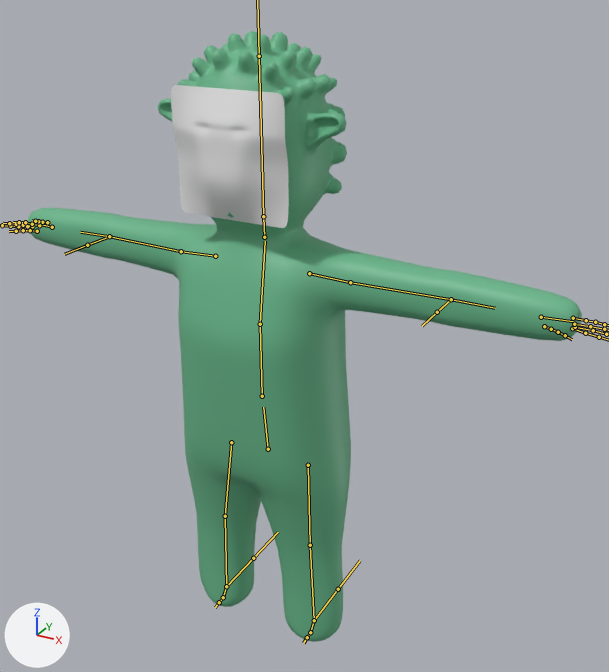
Before and after pictures for a commit that changed the FBX model GuitaristAdventure/Assets/Models/Monster.fbx.
One viewpoint serves both versions: a 50 mm camera at (5.54, -8.92, 9.36) aimed at (0.38, 0.46, 4.67). The axes (+X, +Y, +Z) are drawn at lower left. The lights are the same throughout. The bones that bend it are drawn over the model as lines.

Names of what the first picture shows: 'Face', 'Mesh'.
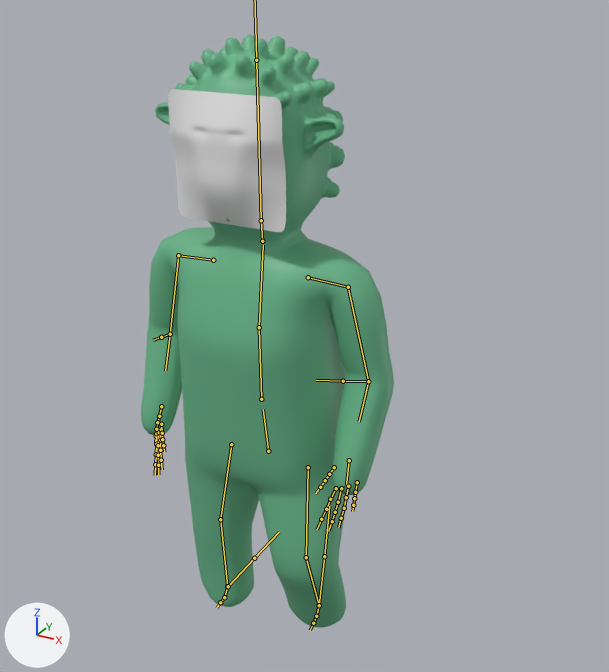
The newer file adds an action. The first version stands in its rest pose; the second is drawn at frame 19 of the action 'Armature|Action_Human_Walk'.

The edits, one by one:
Bone 'Hips' (bone_hips) moves from (0.0, 0.0, 0.0) to (0.0, -0.04, 0.0).
Bone 'Hips' (bone_hips) turns from (0, 0, 0) to (1, 0, 0) degrees about its own x, y and z.
Bone 'Shoulder.L' (bone_shoulder_l) turns from (0, 0, 0) to (2, 0, 0) degrees about its own x, y and z.
Bone 'Upper Arm.L' (bone_upper_arm_l) turns from (0, 0, 0) to (-2, 8, -78) degrees about its own x, y and z.
Bone 'Lower Arm.L' (bone_lower_arm_l) turns from (0, 0, 0) to (23, 12, -7) degrees about its own x, y and z.
Bone 'Hand.L' (bone_hand_l) turns from (0, 0, 0) to (5, 7, 0) degrees about its own x, y and z.
Bone 'Lower Middle.L' (bone_lower_middle_l) turns from (0, 0, 0) to (-8, 0, 0) degrees about its own x, y and z.
Bone 'Shoulder.R' (bone_shoulder_r) turns from (0, 0, 0) to (2, 0, 0) degrees about its own x, y and z.
Bone 'Upper Arm.R' (bone_upper_arm_r) turns from (0, 0, 0) to (-2, -8, 78) degrees about its own x, y and z.
Bone 'Lower Arm.R' (bone_lower_arm_r) turns from (0, 0, 0) to (23, -12, 7) degrees about its own x, y and z.
Bone 'Hand.R' (bone_hand_r) turns from (0, 0, 0) to (5, -7, 0) degrees about its own x, y and z.
Bone 'Lower Middle.R' (bone_lower_middle_r) turns from (0, 0, 0) to (-8, 0, 0) degrees about its own x, y and z.
Bone 'Upper Leg.L' (bone_upper_leg_l) turns from (0, 0, 0) to (17, -1, 6) degrees about its own x, y and z.
Bone 'Lower Leg.L' (bone_lower_leg_l) turns from (0, 0, 0) to (-37, -3, -10) degrees about its own x, y and z.
Bone 'Upper Leg.R' (bone_upper_leg_r) turns from (0, 0, 0) to (5, 0, -1) degrees about its own x, y and z.
Bone 'Lower Leg.R' (bone_lower_leg_r) turns from (0, 0, 0) to (-9, 0, 3) degrees about its own x, y and z.

Where the change shows, as pixel boxes [x1, y1, x2, y2] in the pictures (609 x 672 px):
'Mesh', posed (54% narrower): before [28, 31, 582, 642]; after [141, 34, 394, 628]
'Face', posed: before [171, 85, 289, 228]; after [168, 89, 286, 232]
bone 'Hips', root to tip: before (268, 449) to (263, 407); after (268, 451) to (263, 409)
bone 'Shoulder.L', root to tip: before (309, 273) to (350, 282); after (308, 277) to (348, 287)
bone 'Upper Arm.L', root to tip: before (350, 282) to (451, 299); after (348, 287) to (368, 381)
bone 'Lower Arm.L', root to tip: before (451, 299) to (495, 308); after (368, 381) to (359, 421)
bone 'Hand.L', root to tip: before (541, 317) to (573, 321); after (349, 460) to (346, 487)
bone 'Lower Middle.L', root to tip: before (575, 327) to (593, 330); after (341, 488) to (338, 502)
bone 'Shoulder.R', root to tip: before (215, 256) to (181, 251); after (213, 260) to (178, 255)
bone 'Upper Arm.R', root to tip: before (181, 251) to (109, 236); after (178, 255) to (170, 334)
bone 'Lower Arm.R', root to tip: before (109, 236) to (80, 232); after (170, 334) to (165, 370)
bone 'Hand.R', root to tip: before (52, 227) to (35, 223); after (161, 406) to (156, 429)
bone 'Lower Middle.R', root to tip: before (32, 226) to (23, 225); after (159, 432) to (158, 445)
bone 'Upper Leg.L', root to tip: before (308, 465) to (310, 545); after (308, 467) to (306, 557)
bone 'Lower Leg.L', root to tip: before (310, 545) to (314, 620); after (306, 557) to (319, 605)
bone 'Upper Leg.R', root to tip: before (231, 442) to (225, 516); after (231, 444) to (220, 519)
bone 'Lower Leg.R', root to tip: before (225, 516) to (226, 586); after (220, 519) to (227, 586)
